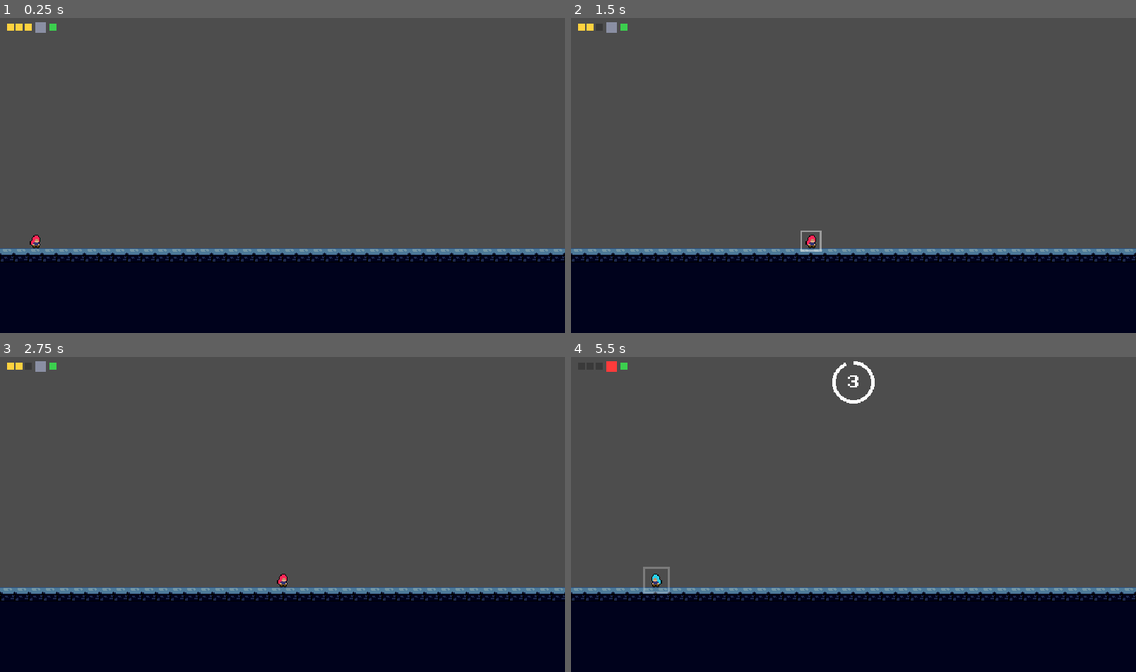
Above: before the commit, frames 1-4 (two rows, left to right).
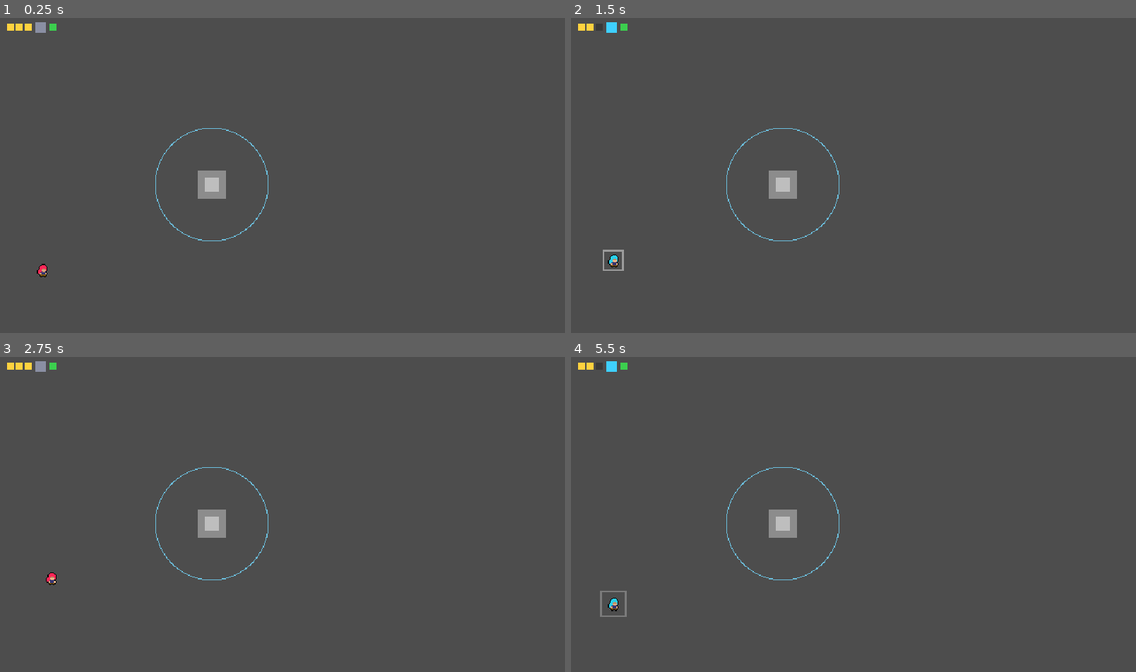
Above: after the commit, the same moments.

Repository: Pat-Rosander/TRI10NWARE
Game: Godot game, scene res://world/main.tscn
Same seed, same stepped clock (60 frames per second), same inputs: the game is played once before the commit and once after it.
Inputs:
- Up to frame 1 (0.25 s): no input
- Up to frame 2 (1.5 s): tap Enter at 0.5 s; hold Right (move_right) 0.53-1.28 s; tap X (dash) at 0.6 s; tap Space (jump) at 0.77, 1.07 s; tap Z (switch) at 0.8, 1.35 s; hold Down (move_down) from 1.28 s (still down)
- Up to frame 3 (2.75 s): tap Space (jump) at 1.52, 1.55, 1.82, 2.1 s; release Down (move_down) at 2.03 s; hold Right (move_right) from 2.03 s (still down); tap X (dash) at 2.3 s
- Up to frame 4 (5.5 s): release Right (move_right) at 2.78 s; hold Up (move_up) 2.78-3.53 s; tap X (dash) at 2.85, 4.55 s; tap Space (jump) at 3.02, 3.32, 3.77, 3.8, 4.07, 4.52, 4.82 s; tap Z (switch) at 3.05, 3.6, 5.3 s; hold Left (move_left) 3.53-5.03 s; tap C at 4.35 s; hold Down (move_down) from 5.03 s (still down); tap Q at 5.1 s

The runs differ from the first frame. In frame 1, 28% of the frame differs, in the area x 0-100%, y 34-100%; in frame 2, 28%; in frame 3, 28%; in frame 4, 28%, in the area x 0-100%, y 1-100%.

Commit message:
M3 step 1: Level 1, playable
Level 1 room (nodes placed, tiles for the owner to paint), GoalZone,
step 10's completion check (goal, countdown, fall), level_1 as the start
room, and test_goal_zone.gd standing in for l1_04's completion cases.

Co-Authored-By: Claude Opus 5.5 <noreply@anthropic.com>

Diff:
--- /dev/null
+++ b/game/objects/goal/goal_zone.gd
@@ -0,0 +1,42 @@
+# A room's goal: a thin rectangle on a platform's top surface. The node's origin sits on the
+# surface at the zone's left end; World completes the room in step 10 when the player is grounded
+# with feet inside it, so touching the platform's side or flying past never counts.
+# Serves AC L1-04.
+@tool
+class_name GoalZone
+extends Node2D
+
+const _OUTLINE_COLOR: Color = Color(0.3, 1.0, 0.4, 0.9)
+
+## The zone's width in px, from the origin to the right.
+@export var width_px: int = 64: set = _set_width_px
+## How far above the surface the zone reaches, in px. The surface row itself is always inside.
+@export var height_px: int = 4: set = _set_height_px
+
+
+func _draw() -> void:
+	if Engine.is_editor_hint():
+		draw_rect(Rect2(Vector2(0, -height_px), Vector2(width_px, height_px + 1)), _OUTLINE_COLOR,
+				false, 1.0)
+
+
+## The zone in world pixels: from [member height_px] above the surface down to and including the
+## surface row, where a grounded player's feet are.
+func rect() -> Rect2i:
+	var origin: Vector2i = Vector2i(global_position.round())
+	return Rect2i(origin.x, origin.y - height_px, width_px, height_px + 1)
+
+
+## True if [param feet], in world pixels, are inside the zone.
+func contains_feet(feet: Vector2i) -> bool:
+	return rect().has_point(feet)
+
+
+func _set_width_px(value: int) -> void:
+	width_px = value
+	queue_redraw()
+
+
+func _set_height_px(value: int) -> void:
+	height_px = value
+	queue_redraw()
--- /dev/null
+++ b/game/rooms/level_1/level_1.tscn
@@ -0,0 +1,41 @@
+[gd_scene load_steps=6 format=4]
+
+[ext_resource type="Script" uid="uid://c77marlx58f6c" path="res://rooms/room.gd" id="1_room"]
+[ext_resource type="TileSet" uid="uid://b65vntye0tecc" path="res://tiles/level_tiles.tres" id="2_tiles"]
+[ext_resource type="Script" uid="uid://cbr2itwxp42qq" path="res://rooms/room_entrance.gd" id="3_entrance"]
+[ext_resource type="PackedScene" uid="uid://b3w62b5bepfyq" path="res://objects/charged_object/charged_object.tscn" id="4_charged"]
+[ext_resource type="Script" uid="uid://c7gvw3tp0t3la" path="res://objects/goal/goal_zone.gd" id="5_goal"]
+
+[node name="Level1" type="Node2D"]
+script = ExtResource("1_room")
+room_id = &"level_1"
+
+[node name="Backdrop" type="Node2D" parent="."]
+
+[node name="WorldTiles" type="TileMapLayer" parent="."]
+tile_set = ExtResource("2_tiles")
+
+[node name="DefaultTiles" type="TileMapLayer" parent="."]
+tile_set = ExtResource("2_tiles")
+
+[node name="FlowTiles" type="TileMapLayer" parent="."]
+tile_set = ExtResource("2_tiles")
+
+[node name="Objects" type="Node2D" parent="."]
+
+[node name="ChargedObject" parent="Objects" instance=ExtResource("4_charged")]
+position = Vector2(240, 200)
+
+[node name="GoalZone" type="Node2D" parent="Objects"]
+position = Vector2(416, 240)
+script = ExtResource("5_goal")
+width_px = 208
+
+[node name="Collectibles" type="Node2D" parent="."]
+
+[node name="Entrances" type="Node2D" parent="."]
+
+[node name="Start" type="Marker2D" parent="Entrances"]
+position = Vector2(48, 256)
+script = ExtResource("3_entrance")
+entrance_id = &"start"
--- a/game/rooms/room.gd
+++ b/game/rooms/room.gd
@@ -1,6 +1,6 @@
 # Every room scene's root. World talks to rooms only through it: bounds from the catalog, the
-# entrance and charged-object lookups and the room's SolidGrid. In the editor it outlines its
-# bounds. Serves AC R-01.
+# entrance, charged-object and goal-zone lookups and the room's SolidGrid. In the editor it
+# outlines its bounds. Serves AC R-01, L1-04.
 @tool
 class_name Room
 extends Node2D
@@ -56,6 +56,16 @@
 	return found
 
 
+## Every goal zone under `Objects`, at any depth, sorted by node name (the same-tick ordering
+## rule).
+func goal_zones() -> Array[GoalZone]:
+	var found: Array[GoalZone] = []
+	_collect_goals($Objects, found)
+	found.sort_custom(func(a: GoalZone, b: GoalZone) -> bool:
+			return String(a.name) < String(b.name))
+	return found
+
+
 ## Builds the room's SolidGrid from its three tile layers. Call after the room is placed.
 func build_grid() -> SolidGrid:
 	var grid: SolidGrid = SolidGrid.new(bounds)
@@ -69,6 +79,13 @@
 		if child is ChargedObject:
 			found.append(child)
 		_collect_charged(child, found)
+
+
+func _collect_goals(parent: Node, found: Array[GoalZone]) -> void:
+	for child: Node in parent.get_children():
+		if child is GoalZone:
+			found.append(child)
+		_collect_goals(child, found)
 
 
 func _set_room_id(value: StringName) -> void:
--- a/game/rooms/room_catalog.tres
+++ b/game/rooms/room_catalog.tres
@@ -1,8 +1,9 @@
-[gd_resource type="Resource" script_class="RoomCatalog" load_steps=5 format=3 uid="uid://b6av5to8x7hcd"]
+[gd_resource type="Resource" script_class="RoomCatalog" load_steps=7 format=3 uid="uid://b6av5to8x7hcd"]
 
 [ext_resource type="Script" uid="uid://bkg8k1d06kjdr" path="res://rooms/room_catalog.gd" id="1_catalog"]
 [ext_resource type="Script" uid="uid://dlweeg825ajgc" path="res://rooms/room_entry.gd" id="2_entry"]
 [ext_resource type="PackedScene" uid="uid://blkx4f3r5foj8" path="res://verification/gym/gym.tscn" id="3_gym"]
+[ext_resource type="PackedScene" path="res://rooms/level_1/level_1.tscn" id="4_level_1"]
 
 [sub_resource type="Resource" id="Resource_gym"]
 script = ExtResource("2_entry")
@@ -10,8 +11,14 @@
 scene = ExtResource("3_gym")
 world_rect = Rect2i(32768, 0, 5120, 512)
 
+[sub_resource type="Resource" id="Resource_level_1"]
+script = ExtResource("2_entry")
+room_id = &"level_1"
+scene = ExtResource("4_level_1")
+world_rect = Rect2i(0, 0, 640, 368)
+
 [resource]
 script = ExtResource("1_catalog")
-rooms = Array[ExtResource("2_entry")]([SubResource("Resource_gym")])
-start_room = &"gym"
+rooms = Array[ExtResource("2_entry")]([SubResource("Resource_level_1"), SubResource("Resource_gym")])
+start_room = &"level_1"
 start_entrance = &"start"
--- /dev/null
+++ b/game/tests/unit/test_goal_zone.gd
@@ -0,0 +1,119 @@
+# Tests step 10's completion check in the real player scene on a small grid built in code: the
+# goal zone's edges, completion on the landing tick, no completion from side contact or flying
+# through the zone, and the fixed order goal, countdown, fall. Stands in for l1_04's completion
+# cases until its scenarios run. Serves AC L1-04.
+extends TestCase
+
+const PLAYER_SCENE: PackedScene = preload("res://player/player.tscn")
+const WorldScript: GDScript = preload("res://world/world.gd")
+const ROOM: Rect2i = Rect2i(0, 0, 640, 368)
+# A pillar of ordinary tiles, columns 10–14, from row 15 (top surface y 240) to the bottom.
+const PILLAR_COLUMNS: Vector2i = Vector2i(10, 14)
+const SURFACE_ROW: int = 15
+const SURFACE_Y: int = SURFACE_ROW * 16
+
+var _player: Player
+
+
+func test_contains_feet_edges() -> void:
+	var goal: GoalZone = _goal(Vector2i(100, 200), 32)
+	assert_true(goal.contains_feet(Vector2i(100, 200)), "left end, on the surface")
+	assert_true(goal.contains_feet(Vector2i(131, 200)), "right end, on the surface")
+	assert_false(goal.contains_feet(Vector2i(132, 200)), "one pixel past the right end")
+	assert_false(goal.contains_feet(Vector2i(99, 200)), "one pixel before the left end")
+	assert_false(goal.contains_feet(Vector2i(110, 201)), "one pixel below the surface")
+	assert_true(goal.contains_feet(Vector2i(110, 196)), "the zone's top row")
+	assert_false(goal.contains_feet(Vector2i(110, 195)), "one pixel above the zone")
+
+
+func test_landing_on_top_completes_on_the_landing_tick() -> void:
+	var goals: Array[GoalZone] = [_goal(Vector2i(160, SURFACE_Y), 80)]
+	_setup(Vector2i(200, SURFACE_Y - 40))
+	var landed_on: int = -1
+	var completed_on: int = -1
+	for t: int in range(1, 60):
+		_tick(t, InputFrame.new())
+		if landed_on < 0 and _player.state.grounded:
+			landed_on = t
+		if completed_on < 0 and WorldScript.outcome(_player, goals) == WorldScript.Outcome.COMPLETE:
+			completed_on = t
+	assert_true(landed_on > 1, "the player fell, then landed")
+	assert_eq(completed_on, landed_on, "complete on the landing tick, not before")
+
+
+func test_side_contact_never_completes() -> void:
+	# The zone covers the whole top surface; the player slides down the pillar's left wall.
+	var goals: Array[GoalZone] = [_goal(Vector2i(160, SURFACE_Y), 80)]
+	_setup(Vector2i(150, SURFACE_Y + 24))
+	var right: InputFrame = InputFrame.new()
+	right.direction = Vector2i(1, 0)
+	var result: int = WorldScript.Outcome.NONE
+	for t: int in range(1, 120):
+		_tick(t, right)
+		result = WorldScript.outcome(_player, goals)
+		if result != WorldScript.Outcome.NONE:
+			break
+	assert_eq(result, WorldScript.Outcome.FELL, "sliding past the side ends in a fall")
+
+
+func test_flying_through_the_zone_never_completes() -> void:
+	# A zone in open air: the falling player's feet pass through it, never grounded.
+	var goals: Array[GoalZone] = [_goal(Vector2i(100, 200), 200)]
+	_setup(Vector2i(200, 150), false)
+	var passed_through: bool = false
+	var result: int = WorldScript.Outcome.NONE
+	for t: int in range(1, 120):
+		_tick(t, InputFrame.new())
+		passed_through = passed_through or goals[0].contains_feet(_player.mover.position)
+		result = WorldScript.outcome(_player, goals)
+		if result != WorldScript.Outcome.NONE:
+			break
+	assert_true(passed_through, "the feet were inside the zone on some tick")
+	assert_eq(result, WorldScript.Outcome.FELL, "falling through ends in a fall, not completion")
+
+
+func test_goal_beats_countdown_and_countdown_beats_fall() -> void:
+	var goals: Array[GoalZone] = [_goal(Vector2i(160, SURFACE_Y), 80)]
+	_setup(Vector2i(200, SURFACE_Y))
+	_player.flow.countdown_expired = true
+	assert_eq(WorldScript.outcome(_player, goals), WorldScript.Outcome.COMPLETE,
+			"goal and countdown expiry on one tick: the goal wins")
+	_player.state.grounded = false
+	assert_eq(WorldScript.outcome(_player, goals), WorldScript.Outcome.COUNTDOWN,
+			"airborne in the zone: no goal, so the countdown")
+	_player.mover.position = Vector2i(200, ROOM.end.y + Tuning.data.fall_margin_px + 1)
+	assert_eq(WorldScript.outcome(_player, goals), WorldScript.Outcome.COUNTDOWN,
+			"countdown expiry and a fall on one tick: the countdown wins")
+	_player.flow.countdown_expired = false
+	assert_eq(WorldScript.outcome(_player, goals), WorldScript.Outcome.FELL, "then the fall")
+
+
+# A player with its feet at [param feet], on a grid holding the pillar if [param pillar].
+func _setup(feet: Vector2i, pillar: bool = true) -> void:
+	Trace.begin_session(true)
+	var grid: SolidGrid = SolidGrid.new(ROOM)
+	if pillar:
+		for x: int in range(PILLAR_COLUMNS.x, PILLAR_COLUMNS.y + 1):
+			for y: int in range(SURFACE_ROW, 23):
+				grid.set_cell(Vector2i(x, y), SolidGrid.ORDINARY)
+	_player = add_node(PLAYER_SCENE.instantiate()) as Player
+	_player.respawn(feet, grid)
+
+
+func _goal(origin: Vector2i, width: int) -> GoalZone:
+	var goal: GoalZone = GoalZone.new()
+	goal.position = Vector2(origin)
+	goal.width_px = width
+	return add_node(goal) as GoalZone
+
+
+# One tick of World's steps 1–9 on the player.
+func _tick(t: int, frame: InputFrame) -> void:
+	Trace.tick = t
+	_player.step_switch(frame)
+	_player.step_dash(frame, t)
+	_player.step_jump(frame, t)
+	_player.step_integrate(frame)
+	_player.step_move()
+	_player.step_sense()
+	_player.step_timers()
--- a/game/world/world.gd
+++ b/game/world/world.gd
@@ -1,9 +1,15 @@
 # World, the referee: the project's only _physics_process. Runs the 11-step tick in a fixed order,
-# so every same-tick tie resolves the same way; from M1 it also loads rooms. Serves AC D-04, D-05, R-04.
+# so every same-tick tie resolves the same way; from M1 it also loads rooms, and from M3 completes
+# them. Serves AC D-04, D-05, R-04, L1-04.
 extends Node2D
 
 const CameraRigScript := preload("res://world/camera_rig.gd")
 const CATALOG: RoomCatalog = preload("res://rooms/room_catalog.tres")
+## Where a completed room replays from, until M3 step 2's completion overlay.
+const START_ENTRANCE: StringName = &"start"
+
+## Step 10's result, decided in this fixed order (Same-tick contract).
+enum Outcome { NONE, COMPLETE, COUNTDOWN, FELL }
 
 ## The current tick. Counts only while the rules run, never on skipped or frozen physics steps.
 var tick: int = 0
@@ -19,6 +25,8 @@
 var room_id: StringName
 var checkpoint: StringName
 
+# The current room's goal zones, sorted by node name.
+var _goals: Array[GoalZone] = []
 var _input_source: InputSource
 var _step_requested: bool = false
 # Physics steps since the last tick that ran, for slow motion.
@@ -77,6 +85,20 @@
 	_input_source = source
 
 
+## Step 10's decision for [param player] in a room with [param goals]: the goal (grounded, feet
+## inside a zone), then countdown expiry, then a fall; the first that applies wins.
+static func outcome(player: Player, goals: Array[GoalZone]) -> Outcome:
+	if player.state.grounded:
+		for goal: GoalZone in goals:
+			if goal.contains_feet(player.mover.position):
+				return Outcome.COMPLETE
+	if player.flow.countdown_expired:
+		return Outcome.COUNTDOWN
+	if player.fell():
+		return Outcome.FELL
+	return Outcome.NONE
+
+
 ## Builds [param id] fresh from the catalog and places the player at [param entrance_id] with
 ## fresh state, replacing any current room. Used at game start, for respawns, by the debug menu
 ## and by scenarios. Logs `room_enter`, or `respawn` when [param is_respawn] is true.
@@ -97,6 +119,7 @@
 		return
 	room_id = id
 	checkpoint = entrance_id
+	_goals = room.goal_zones()
 	Trace.room = String(id)
 	_player.respawn(entry.world_rect.position + entrance.feet(), grid, entrance.facing,
 			room.charged_objects())
@@ -169,15 +192,21 @@
 	_player.step_timers()
 
 
-# Step 10: goal (M3), countdown expiry, falls, in that order. Until M3 a death resets the player
-# at once; M3 adds the full death sequence.
+# Step 10: goal, countdown expiry, falls, in that order. Until M3 step 2 adds the play states, a
+# death resets the player at once, and a completion replays the room from its start (the
+# rebuild means room_complete is logged once per arrival).
 func _step_outcomes() -> void:
-	if _player.flow.countdown_expired:
-		Trace.record("death", {"cause": "countdown"})
-		load_room(room_id, checkpoint, true)
-	elif _player.fell():
-		Trace.record("death", {"cause": "fell"})
-		load_room(room_id, checkpoint, true)
+	match outcome(_player, _goals):
+		Outcome.COMPLETE:
+			Trace.record("room_complete", {"room": String(room_id)})
+			load_room(room_id, START_ENTRANCE)
+			_input_source.mark_all_stale()
+		Outcome.COUNTDOWN:
+			Trace.record("death", {"cause": "countdown"})
+			load_room(room_id, checkpoint, true)
+		Outcome.FELL:
+			Trace.record("death", {"cause": "fell"})
+			load_room(room_id, checkpoint, true)
 
 
 # Step 11: publish the new state; the camera target is set here.
Not shown, added: game/objects/goal/goal_zone.gd.uid
Not shown, added: game/tests/unit/test_goal_zone.gd.uid
Not shown, changed: docs/TRI10NWARE.md
Not shown, changed: docs/build_journal.md
Not shown, changed: docs/decision_log.md
